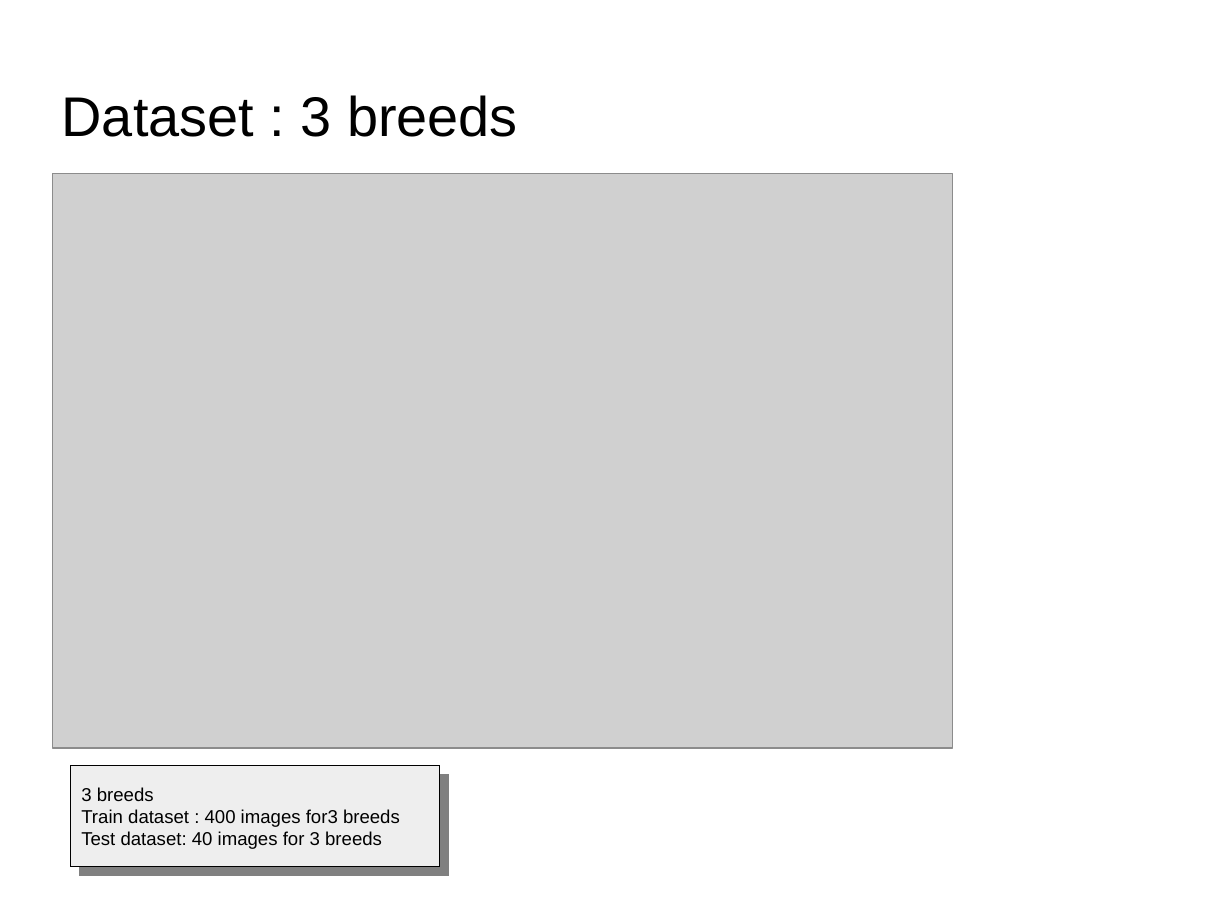
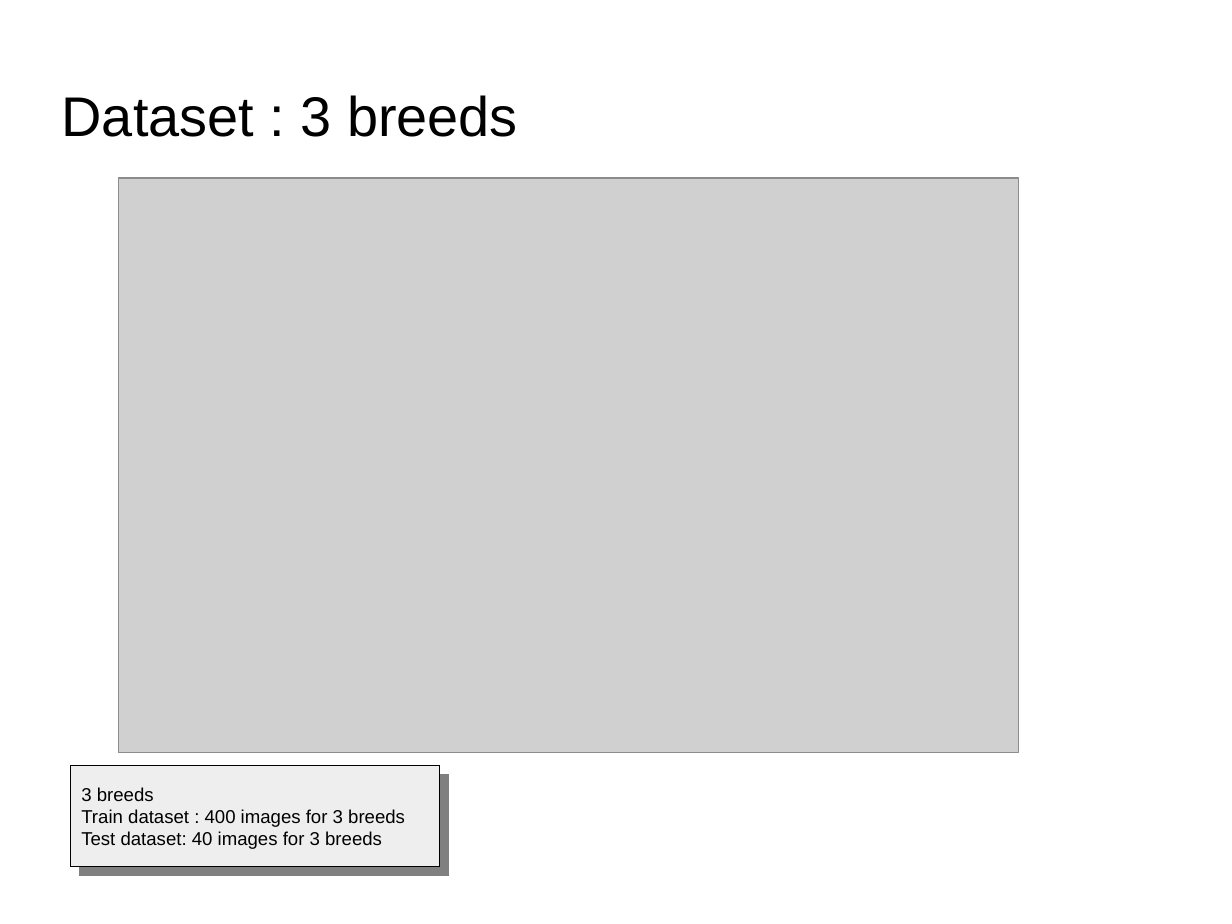
Before and after one commit to dataforcast/OC_Datascientist, a slide deck: slide 16 of P8/report/Openclassrooms_ParcoursDatascientist_P8-V1.odp (slide 7 before the commit). Drawn at 1232x924 pixels with LibreOffice and Linux fonts; fonts in the diff are those of the drawing; grey boxes stand for pictures; background and template pictures are left out. Boxes give left, top, right and bottom in pixels: in the first picture for what was removed or moved away, otherwise in the second. Text is boxed around its words. In the diff, an @@ line names an element or a change of style, - is before the commit and + after.

```diff
--- a/P8/report/Openclassrooms_ParcoursDatascientist_P8-V1.odp
+++ b/P8/report/Openclassrooms_ParcoursDatascientist_P8-V1.odp
@@ picture: place and size @@
-picture at [53, 173, 954, 748]
+picture at [119, 178, 1020, 752]
@@ text in rectangle at [90, 809, 414, 837]: spaces changed @@
-Train dataset : 400 images for3 breeds
+Train dataset : 400 images for 3 breeds
```
Also in this commit, not shown: 10 other slides changed, 17 slides added, 7 other files.
